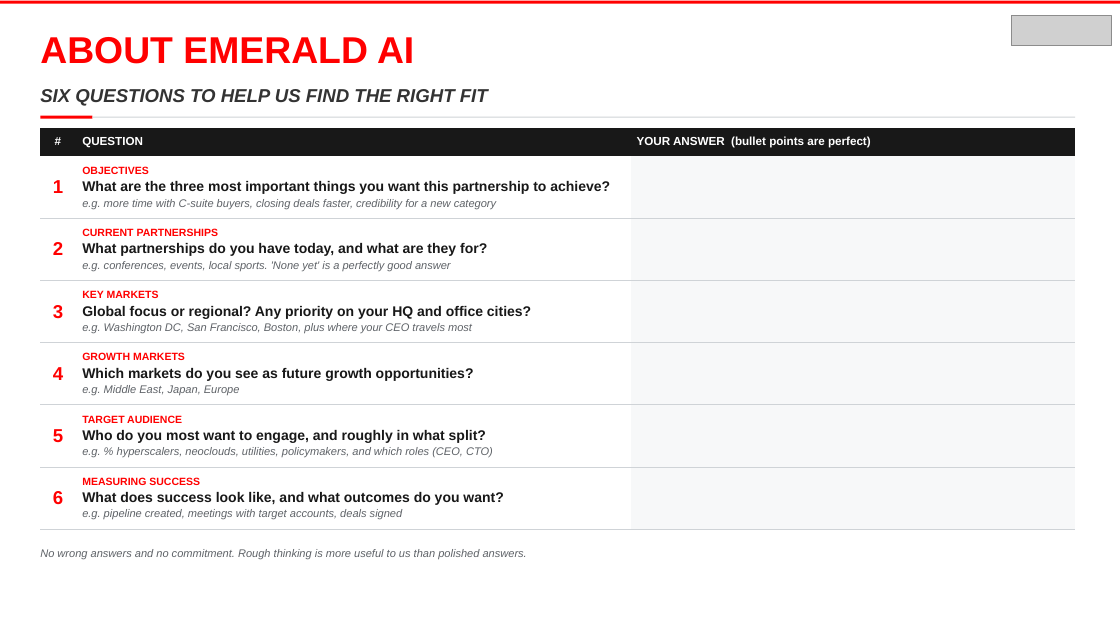
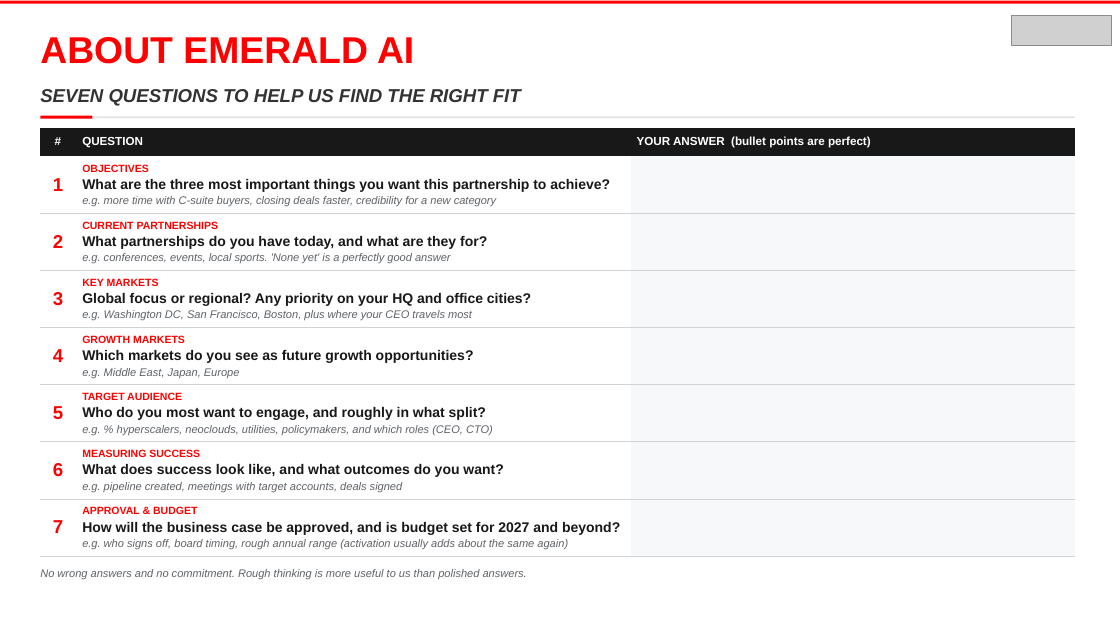
Before and after one commit to rahulgopalan42/rg42, a slide deck: slide 2 of emerald-ai/Emerald_AI_F1_Partnership_Brief.pptx. Drawn at 1120x630 pixels with LibreOffice and Linux fonts; fonts in the diff are those of the drawing; grey boxes stand for pictures. Boxes give left, top, right and bottom in pixels: in the first picture for what was removed or moved away, otherwise in the second. Text is boxed around its words. In the diff, an @@ line names an element or a change of style, - is before the commit and + after.

```diff
--- a/emerald-ai/Emerald_AI_F1_Partnership_Brief.pptx
+++ b/emerald-ai/Emerald_AI_F1_Partnership_Brief.pptx
@@ text at <box>40,89,521,106</box>: text changed @@
-SIX QUESTIONS TO HELP US FIND THE RIGHT FIT
+SEVEN QUESTIONS TO HELP US FIND THE RIGHT FIT
@@ table at <box>40,128,1075,556</box> @@
+row 8: 7 | APPROVAL & BUDGET / How will the business case be approved, and is budget set for 2027 and beyond? / e.g. who signs off, board timing, rough annual range (activation usually adds about the same again) | 
@@ text "No wrong answers and no ...": place and size @@
-text "No wrong answers and no ..." at <box>40,549,527,559</box>
+text "No wrong answers and no ..." at <box>40,569,527,579</box>
```
Also in this commit, not shown: 1 other file.
